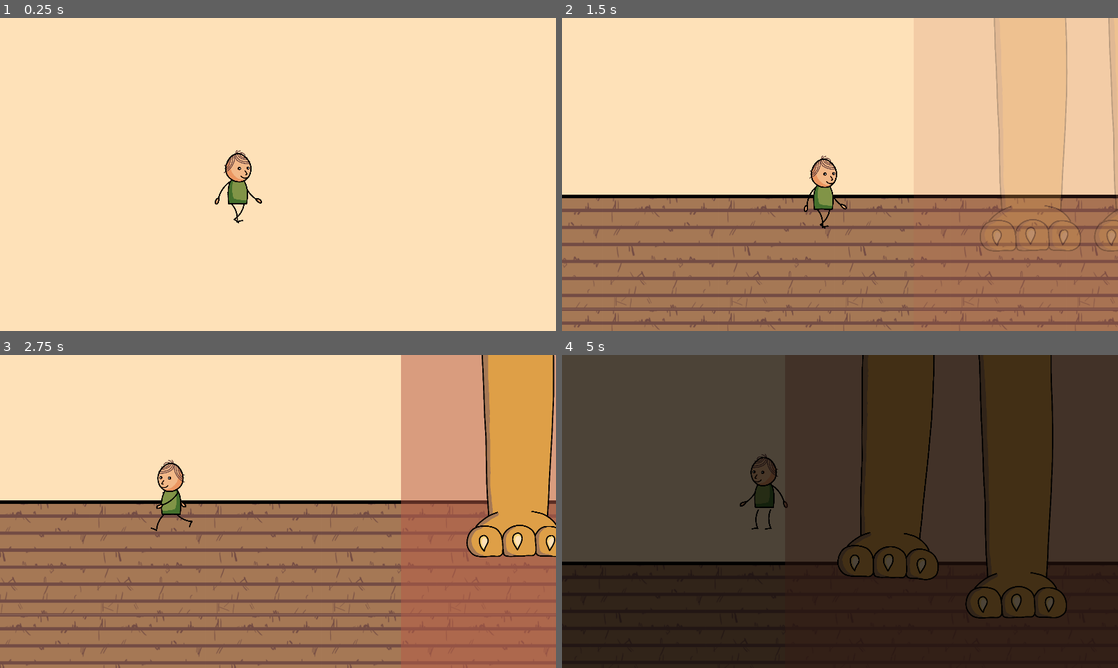
Above: before the commit, frames 1-4 (two rows, left to right).
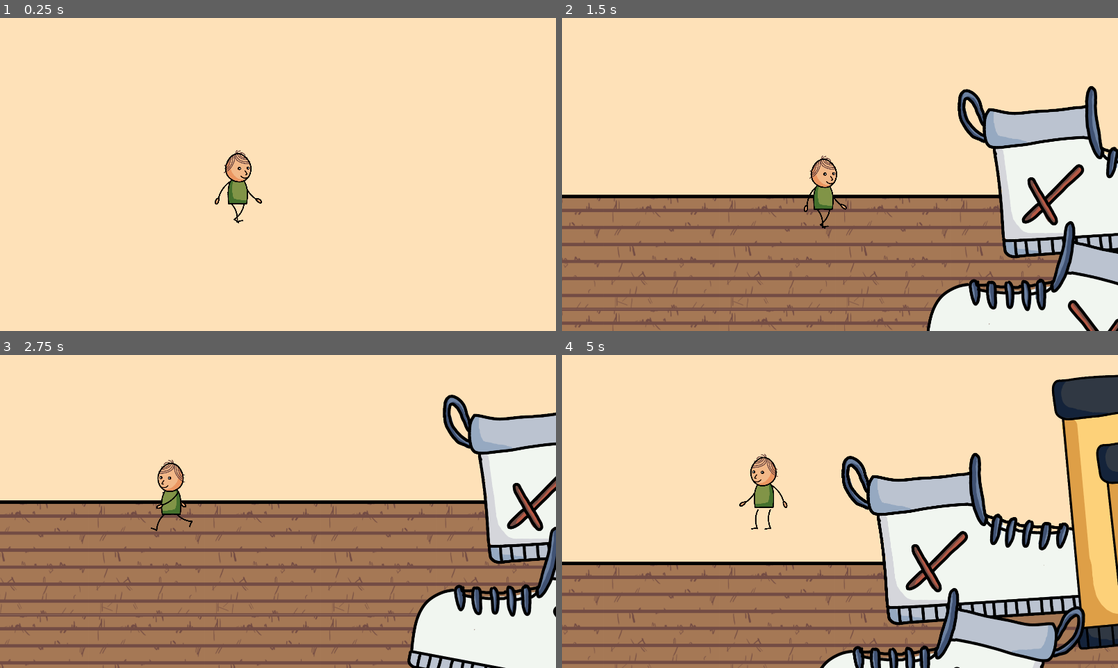
Above: after the commit, the same moments.

Repository: PingGames/GMTK-2023
Game: Godot game, scene res://scenes/level.tscn
Two runs of this game, one before a commit and one after it. Both use one fixed random seed, a clock stepped at 60 frames per second and the inputs below. This scene is started directly instead of the project's main scene.
Inputs:
- Up to frame 1 (0.25 s): no input
- Up to frame 2 (1.5 s): hold Shift (shift) 0.53-1.28 s; hold Right (move_right) from 0.53 s (still down); tap Space (jump) at 0.77 s; tap Shift (shift) at 1.35 s
- Up to frame 3 (2.75 s): tap Space (jump) at 1.52 s; release Right (move_right) at 2.03 s; hold Left (move_left) from 2.03 s (still down); hold Shift (shift) from 2.03 s (still down)
- Up to frame 4 (5 s): release Left (move_left) at 2.78 s; release Shift (shift) at 2.78 s; hold Right (move_right) 2.78-4.28 s; tap Shift (shift) at 2.85, 4.35 s; tap Space (jump) at 3.02, 3.77, 4.52 s; hold Shift (shift) 3.53-4.28 s; hold Left (move_left) from 4.28 s (still down)

The runs differ from the first frame. In frame 2, 22% of the frame differs, in the area x 0-100%, y 0-100%; in frame 3, 25%; in frame 4, 99%.

Commit message:
Add hallway

Diff:
--- a/src/scenes/hamster.tscn
+++ b/src/scenes/hamster.tscn
@@ -213,6 +213,7 @@
 [node name="YouGotCaughtTrigger" type="Area2D" parent="."]
 collision_layer = 4
 collision_mask = 2
+monitoring = false
 
 [node name="CollisionShape" type="CollisionShape2D" parent="YouGotCaughtTrigger"]
 position = Vector2(-620, -1801.5)
--- a/src/scenes/level.tscn
+++ b/src/scenes/level.tscn
@@ -1,13 +1,15 @@
-[gd_scene load_steps=24 format=3 uid="uid://bhuxeqtbkijla"]
+[gd_scene load_steps=29 format=3 uid="uid://bhuxeqtbkijla"]
 
 [ext_resource type="Texture2D" uid="uid://bp6wtsaqcxj4t" path="res://sprites/level/floor-tilemap.png" id="1_gy7g5"]
 [ext_resource type="PackedScene" uid="uid://clmyc8xqu3a0c" path="res://scenes/character.tscn" id="1_ngp3p"]
+[ext_resource type="Texture2D" uid="uid://cjhttpjw0mh5o" path="res://sprites/level/door.png" id="2_y2scu"]
 [ext_resource type="Texture2D" uid="uid://xef6ycelk2dt" path="res://sprites/level/hamster-wheel/static-part.png" id="4_imlg3"]
 [ext_resource type="Texture2D" uid="uid://4l5knkjsrxv4" path="res://sprites/level/hamster-wheel/dynamic-part.png" id="5_er75e"]
 [ext_resource type="Texture2D" uid="uid://b54mjtbdxjhov" path="res://sprites/level/table.png" id="5_l8pka"]
-[ext_resource type="Texture2D" uid="uid://c13gfdjgmvgwl" path="res://sprites/level/books.png" id="5_oixl0"]
+[ext_resource type="Texture2D" uid="uid://fwdw6lx01uae" path="res://sprites/level/book-1.png" id="5_lyc4m"]
 [ext_resource type="Texture2D" uid="uid://cihfwiyajm5fj" path="res://sprites/droplet.png" id="6_8f703"]
 [ext_resource type="Texture2D" uid="uid://csjdcl8y4rqny" path="res://sprites/level/cage.png" id="6_ewnys"]
+[ext_resource type="Texture2D" uid="uid://dwyqx5ksrmg3e" path="res://sprites/level/book-2.png" id="6_n0xav"]
 [ext_resource type="Texture2D" uid="uid://cp4sldn5jaxj4" path="res://sprites/level/window.png" id="6_nkw7o"]
 [ext_resource type="AudioStream" uid="uid://85qt3obm58x2" path="res://sounds/5-minutes-of-rain-and-thunderstorm-sounds/5-minutes-of-rain-and-thunderstorm-sounds.mp3" id="7_ptn1t"]
 [ext_resource type="Texture2D" uid="uid://bxbyco4dqojt2" path="res://sprites/level/skateboard.png" id="8_hiejs"]
@@ -15,7 +17,10 @@
 [ext_resource type="Texture2D" uid="uid://df0slbt85ryf3" path="res://sprites/level/ledge-with-plant.png" id="10_1hn7u"]
 [ext_resource type="Texture2D" uid="uid://c2s73ksxlyqe8" path="res://sprites/level/clothes-hooks.png" id="11_v1114"]
 [ext_resource type="Texture2D" uid="uid://k8qjscnsnx40" path="res://sprites/level/pizza-box-front.png" id="12_ckgdy"]
+[ext_resource type="Texture2D" uid="uid://c5n0afhp67xx1" path="res://sprites/level/gummy-boot.png" id="15_258wm"]
 [ext_resource type="PackedScene" uid="uid://bl85ilb6on5j8" path="res://scenes/hamster.tscn" id="16_hp0gn"]
+[ext_resource type="Texture2D" uid="uid://dit31abrs7563" path="res://sprites/level/sneaker.png" id="16_ljout"]
+[ext_resource type="Texture2D" uid="uid://draoknirunb6c" path="res://sprites/level/door-frame.png" id="19_oprmj"]
 
 [sub_resource type="RectangleShape2D" id="RectangleShape2D_8a3sm"]
 size = Vector2(124, 924.25)
@@ -108,10 +113,10 @@
 color = Color(0.996078, 0.882353, 0.721569, 1)
 
 [node name="ColorRect2" type="ColorRect" parent="Wall"]
-offset_left = 4944.0
-offset_top = -4216.0
-offset_right = 34432.0
-offset_bottom = 3456.0
+offset_left = 4992.0
+offset_top = -4208.0
+offset_right = 34480.0
+offset_bottom = 3464.0
 color = Color(0.996078, 0.882353, 0.721569, 1)
 
 [node name="ColorRect3" type="ColorRect" parent="Wall"]
@@ -135,6 +140,10 @@
 
 [node name="ObjectsBegindCharacter" type="Node2D" parent="."]
 
+[node name="Door" type="Sprite2D" parent="ObjectsBegindCharacter"]
+position = Vector2(16096, 64)
+texture = ExtResource("2_y2scu")
+
 [node name="HamsterWheel" type="StaticBody2D" parent="ObjectsBegindCharacter"]
 position = Vector2(-984, 96)
 
@@ -158,17 +167,30 @@
 [node name="CollisionShape" type="CollisionPolygon2D" parent="ObjectsBegindCharacter/Table"]
 polygon = PackedVector2Array(-2664, -1096, -2712, -1040, -2712, -880, -2672, -832, -2480, -832, -488, -832, 432, -832, 2488, -832, 2656, -832, 2712, -872, 2712, -1064, 2664, -1096, 856, -1096, -1552, -1096)
 
-[node name="Books" type="StaticBody2D" parent="ObjectsBegindCharacter"]
-visible = false
-position = Vector2(6560, 2560)
-collision_layer = 8
-collision_mask = 2
-
-[node name="Books" type="Sprite2D" parent="ObjectsBegindCharacter/Books"]
-texture = ExtResource("5_oixl0")
-
-[node name="CollisionShape" type="CollisionPolygon2D" parent="ObjectsBegindCharacter/Books"]
-polygon = PackedVector2Array(216, 392, -752, 392, -800, 352, -800, 176, -752, 144, 208, 144, -336, -176, -352, -224, -256, -384, -216, -392, 552, 40, 776, 168, 800, 200, 800, 240, 728, 368, 672, 392, 608, 368, 352, 216, 208, 144, 256, 184, 256, 312, 256, 360)
+[node name="Books" type="Node2D" parent="ObjectsBegindCharacter"]
+position = Vector2(14040, 2800)
+
+[node name="Book1" type="StaticBody2D" parent="ObjectsBegindCharacter/Books"]
+collision_layer = 8
+collision_mask = 2
+
+[node name="Book1" type="Sprite2D" parent="ObjectsBegindCharacter/Books/Book1"]
+texture = ExtResource("5_lyc4m")
+
+[node name="CollisionShape" type="CollisionPolygon2D" parent="ObjectsBegindCharacter/Books/Book1"]
+polygon = PackedVector2Array(-528, -16, -528, -80, -512, -112, -480, -128, 480, -128, 504, -112, 528, -88, 528, 72, 512, 112, 472, 128, -488, 128, -528, 88)
+
+[node name="Book2" type="StaticBody2D" parent="ObjectsBegindCharacter/Books"]
+position = Vector2(768, -168)
+rotation = -2.83502
+collision_layer = 8
+collision_mask = 2
+
+[node name="Book2" type="Sprite2D" parent="ObjectsBegindCharacter/Books/Book2"]
+texture = ExtResource("6_n0xav")
+
+[node name="CollisionShape" type="CollisionPolygon2D" parent="ObjectsBegindCharacter/Books/Book2"]
+polygon = PackedVector2Array(-616, -72, -592, -112, -560, -128, 560, -128, 592, -112, 616, -88, 616, 8, 616, 88, 592, 112, 560, 128, -144, 128, -568, 128, -616, 96)
 
 [node name="Window" type="Node2D" parent="ObjectsBegindCharacter"]
 
@@ -225,16 +247,45 @@
 polygon = PackedVector2Array(2360, 2768, 2384, 2712, 2368, 2664, 2320, 2648, 2280, 2664, 2240, 2704, 2176, 2760, 1080,  …(226 unchanged characters)…
 
 [node name="PizzaBoxLid" type="Sprite2D" parent="ObjectsBegindCharacter"]
-position = Vector2(11448.2, 2272)
+position = Vector2(7176.22, 2272)
 scale = Vector2(0.527772, 0.527772)
 texture = ExtResource("9_8x2nc")
 
 [node name="ClothesHook" type="Sprite2D" parent="ObjectsBegindCharacter"]
-position = Vector2(14448, -1240)
+position = Vector2(24216, 1224)
 texture = ExtResource("11_v1114")
 
+[node name="Patch" type="ColorRect" parent="ObjectsBegindCharacter/ClothesHook"]
+offset_left = 728.0
+offset_top = 1120.0
+offset_right = 768.0
+offset_bottom = 1160.0
+color = Color(0.239216, 0.2, 0.2, 1)
+
+[node name="Sneaker" type="StaticBody2D" parent="ObjectsBegindCharacter"]
+position = Vector2(22480, 2704)
+rotation = -0.0647367
+scale = Vector2(0.636629, 0.636629)
+
+[node name="Sneaker" type="Sprite2D" parent="ObjectsBegindCharacter/Sneaker"]
+texture = ExtResource("16_ljout")
+
+[node name="CollisionShape" type="CollisionPolygon2D" parent="ObjectsBegindCharacter/Sneaker"]
+polygon = PackedVector2Array(-480, 424, -512, -144, -552, -208, -528, -336, -488, -336, -488, -232, -464, -112, -448, 96, -8, 96, 0, -192, 8, -368, 40, -360, 56, -160, 80, -88, 328, -24, 496, -16, 624, 72, 688, 208, 672, 368, 672, 432)
+
+[node name="RubberBoot" type="StaticBody2D" parent="ObjectsBegindCharacter"]
+position = Vector2(23224, 2600)
+rotation = -0.0921624
+scale = Vector2(0.576141, 0.576141)
+
+[node name="RubberBoot" type="Sprite2D" parent="ObjectsBegindCharacter/RubberBoot"]
+texture = ExtResource("15_258wm")
+
+[node name="CollisionShape" type="CollisionPolygon2D" parent="ObjectsBegindCharacter/RubberBoot"]
+polygon = PackedVector2Array(-696, 712, -696, -584, -736, -632, -736, -816, -80, -808, 0, -784, 24, -696, 16, -608, -40, -528, -40, 144, 232, 184, 472, 224, 632, 304, 712, 440, 736, 560, 736, 664, 744, 784, -712, 800)
+
 [node name="Character" parent="." instance=ExtResource("1_ngp3p")]
-position = Vector2(13891, 2088)
+position = Vector2(20688, 2064)
 scale = Vector2(0.28, 0.28)
 speed = 400.0
 
@@ -243,7 +294,11 @@
 drag_horizontal_offset = 1.0
 
 [node name="Hamster" parent="." instance=ExtResource("16_hp0gn")]
-position = Vector2(15736, 2992)
+position = Vector2(10936, 2992)
+scale = Vector2(0.274527, 0.274527)
+
+[node name="Hamster2" parent="." instance=ExtResource("16_hp0gn")]
+position = Vector2(19968, 2992)
 scale = Vector2(0.274527, 0.274527)
 
 [node name="ObjectsInFrontOfCharacter" type="Node2D" parent="."]
@@ -267,7 +322,7 @@
 polygon = PackedVector2Array(304, 448, 304, 368, 288, 368, 288, 448)
 
 [node name="PizzaBoxFront" type="StaticBody2D" parent="ObjectsInFrontOfCharacter"]
-position = Vector2(11448.2, 2832)
+position = Vector2(7176.22, 2832)
 scale = Vector2(0.527772, 0.527772)
 collision_layer = 8
 collision_mask = 2
@@ -281,4 +336,57 @@
 [node name="PizzaBoxFront" type="Sprite2D" parent="ObjectsInFrontOfCharacter/PizzaBoxFront"]
 texture = ExtResource("12_ckgdy")
 
+[node name="DoorFrame" type="Sprite2D" parent="ObjectsInFrontOfCharacter"]
+position = Vector2(17720, 1216)
+texture = ExtResource("19_oprmj")
+
+[node name="Sneaker" type="StaticBody2D" parent="ObjectsInFrontOfCharacter"]
+position = Vector2(22480, 2704)
+rotation = -0.0647367
+scale = Vector2(0.636629, 0.636629)
+
+[node name="Sneaker" type="Sprite2D" parent="ObjectsInFrontOfCharacter/Sneaker"]
+texture = ExtResource("16_ljout")
+
+[node name="CollisionShape" type="CollisionPolygon2D" parent="ObjectsInFrontOfCharacter/Sneaker"]
+visible = false
+polygon = PackedVector2Array(-480, 424, -512, -144, -552, -208, -528, -336, -488, -336, -488, -232, -464, -112, -448, 96, -8, 96, 0, -192, 8, -368, 40, -360, 56, -160, 80, -88, 328, -24, 496, -16, 624, 72, 688, 208, 672, 368, 672, 432)
+
+[node name="RubberBoot" type="StaticBody2D" parent="ObjectsInFrontOfCharacter"]
+position = Vector2(23224, 2600)
+rotation = -0.0921624
+scale = Vector2(0.576141, 0.576141)
+
+[node name="RubberBoot" type="Sprite2D" parent="ObjectsInFrontOfCharacter/RubberBoot"]
+texture = ExtResource("15_258wm")
+
+[node name="CollisionShape" type="CollisionPolygon2D" parent="ObjectsInFrontOfCharacter/RubberBoot"]
+visible = false
+polygon = PackedVector2Array(-696, 712, -696, -584, -736, -632, -736, -816, -80, -808, 0, -784, 24, -696, 16, -608, -40, -528, -40, 144, 232, 184, 472, 224, 632, 304, 712, 440, 736, 560, 736, 664, 744, 784, -712, 800)
+
+[node name="Sneaker2" type="StaticBody2D" parent="ObjectsInFrontOfCharacter"]
+position = Vector2(22384, 3168)
+rotation = 0.18742
+scale = Vector2(0.635255, 0.635255)
+
+[node name="Sneaker" type="Sprite2D" parent="ObjectsInFrontOfCharacter/Sneaker2"]
+scale = Vector2(-1, 1)
+texture = ExtResource("16_ljout")
+
+[node name="CollisionShape" type="CollisionPolygon2D" parent="ObjectsInFrontOfCharacter/Sneaker2"]
+visible = false
+polygon = PackedVector2Array(-480, 424, -512, -144, -552, -208, -528, -336, -488, -336, -488, -232, -464, -112, -448, 96, -8, 96, 0, -192, 8, -368, 40, -360, 56, -160, 80, -88, 328, -24, 496, -16, 624, 72, 688, 208, 672, 368, 672, 432)
+
+[node name="RubberBoot2" type="StaticBody2D" parent="ObjectsInFrontOfCharacter"]
+position = Vector2(23376, 2808)
+rotation = -0.109449
+scale = Vector2(0.566791, 0.566791)
+
+[node name="RubberBoot" type="Sprite2D" parent="ObjectsInFrontOfCharacter/RubberBoot2"]
+texture = ExtResource("15_258wm")
+
+[node name="CollisionShape" type="CollisionPolygon2D" parent="ObjectsInFrontOfCharacter/RubberBoot2"]
+visible = false
+polygon = PackedVector2Array(-696, 712, -696, -584, -736, -632, -736, -816, -80, -808, 0, -784, 24, -696, 16, -608, -40, -528, -40, 144, 232, 184, 472, 224, 632, 304, 712, 440, 736, 560, 736, 664, 744, 784, -712, 800)
+
 [connection signal="body_entered" from="TriggersAndBoundaries/YippeeTrigger" to="Character" method="_on_finished_trigger_body_entered"]
Not shown, added: src/sprites/level/book-1.png.import
Not shown, added: src/sprites/level/book-2.png.import
Not shown, added: src/sprites/level/door-frame.png.import
Not shown, added: src/sprites/level/door.png.import
Not shown, added: src/sprites/level/gummy-boot.png.import
Not shown, added: src/sprites/level/sneaker.png.import
